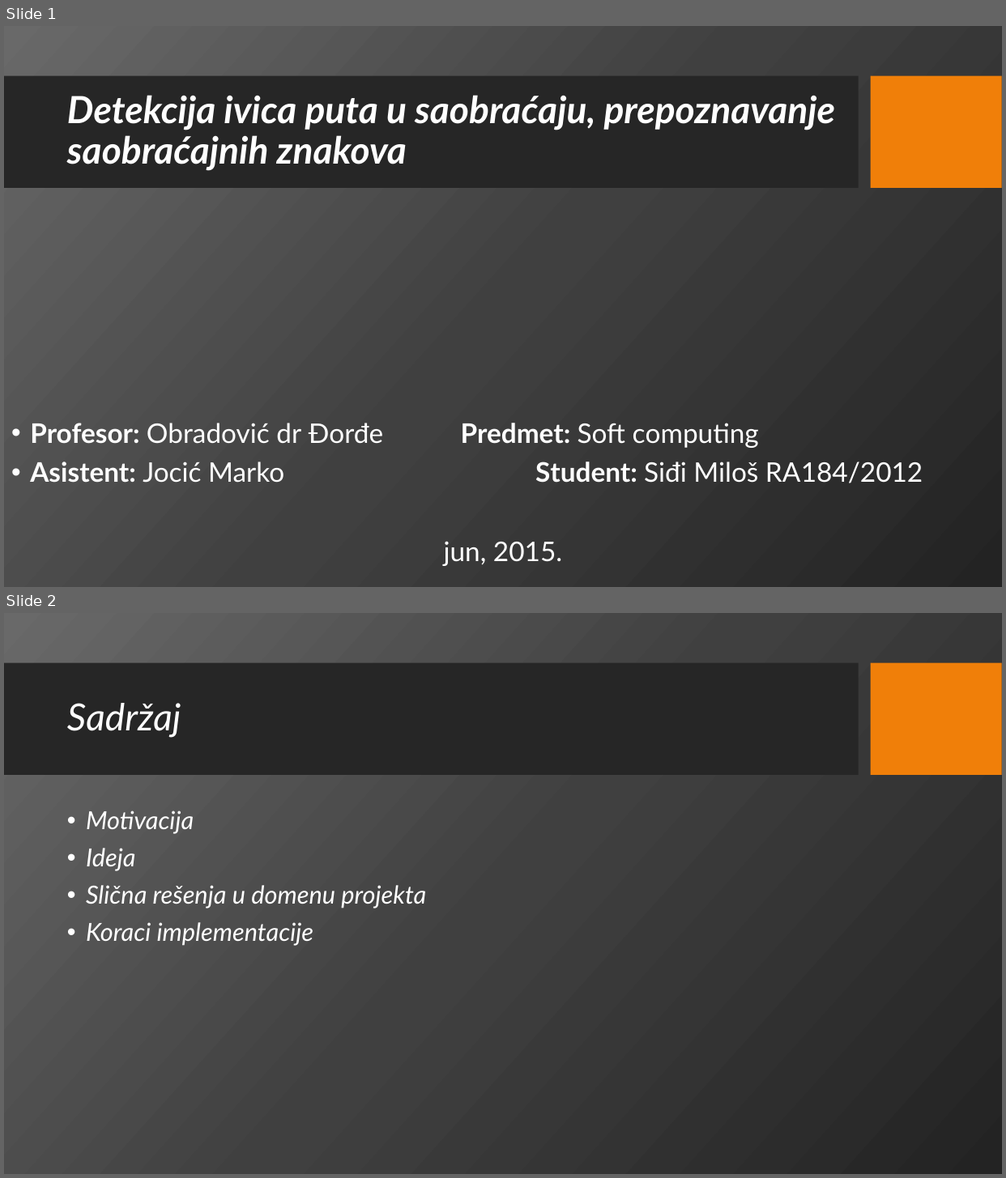
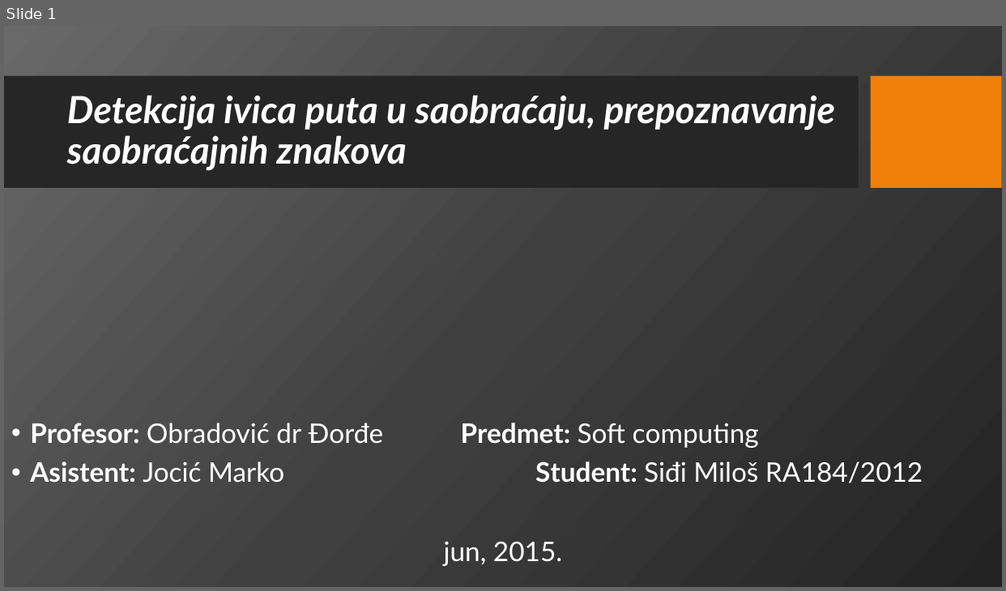
Before and after one commit to msidji/MilosSidji_SoftComputing, a slide deck: Python/Sidji-Prezentacija2.pptx. Shown one above the other, each under a label of ours: slides 1 and 2 before the commit, slide 1 after it. The pictures are 1006x1178 and 1006x591 pixels, drawn with LibreOffice and Linux fonts; fonts in the diff are those of the drawing; background and template pictures are left out. Boxes give left, top, right and bottom in pixels: in the first picture for what was removed or moved away, otherwise in the second. Text is boxed around its words. In the diff, an @@ line names an element or a change of style, - is before the commit and + after.

```diff
--- a/Python/Sidji-Prezentacija2.pptx
+++ b/Python/Sidji-Prezentacija2.pptx
@@ slide 2 removed at bbox=[4, 613, 1002, 1174], background picture (left out); not listed: 2 template elements that a slide beside it also shows @@
@@ title removed at bbox=[67, 703, 181, 738] @@
-Sadržaj
@@ text removed at bbox=[86, 811, 426, 946] @@
-• Motivacija
-• Ideja
-• Slična rešenja u domenu projekta
-• Koraci implementacije
```
Also in this commit, not shown: 17 slides added, 7 other slides removed, 8 other files.
